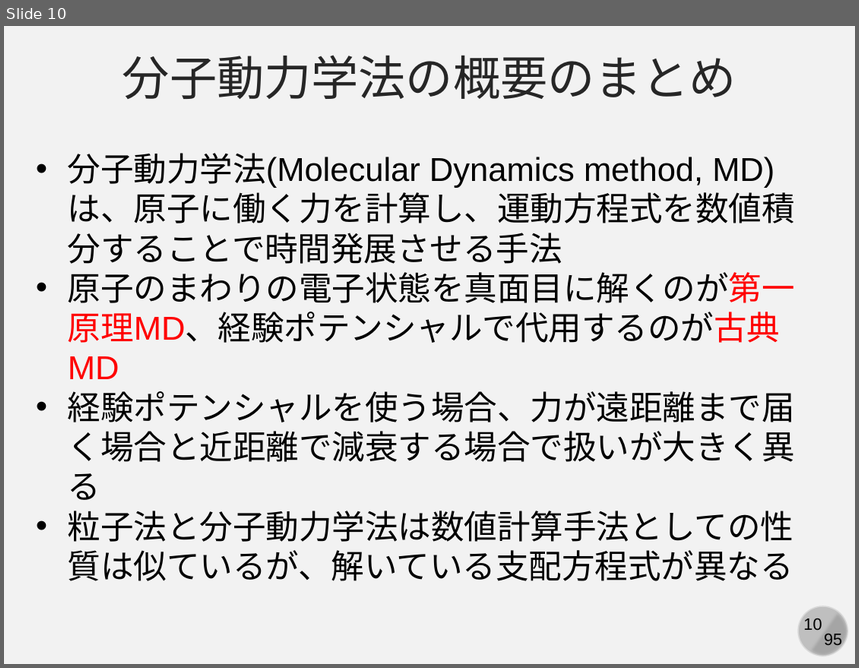
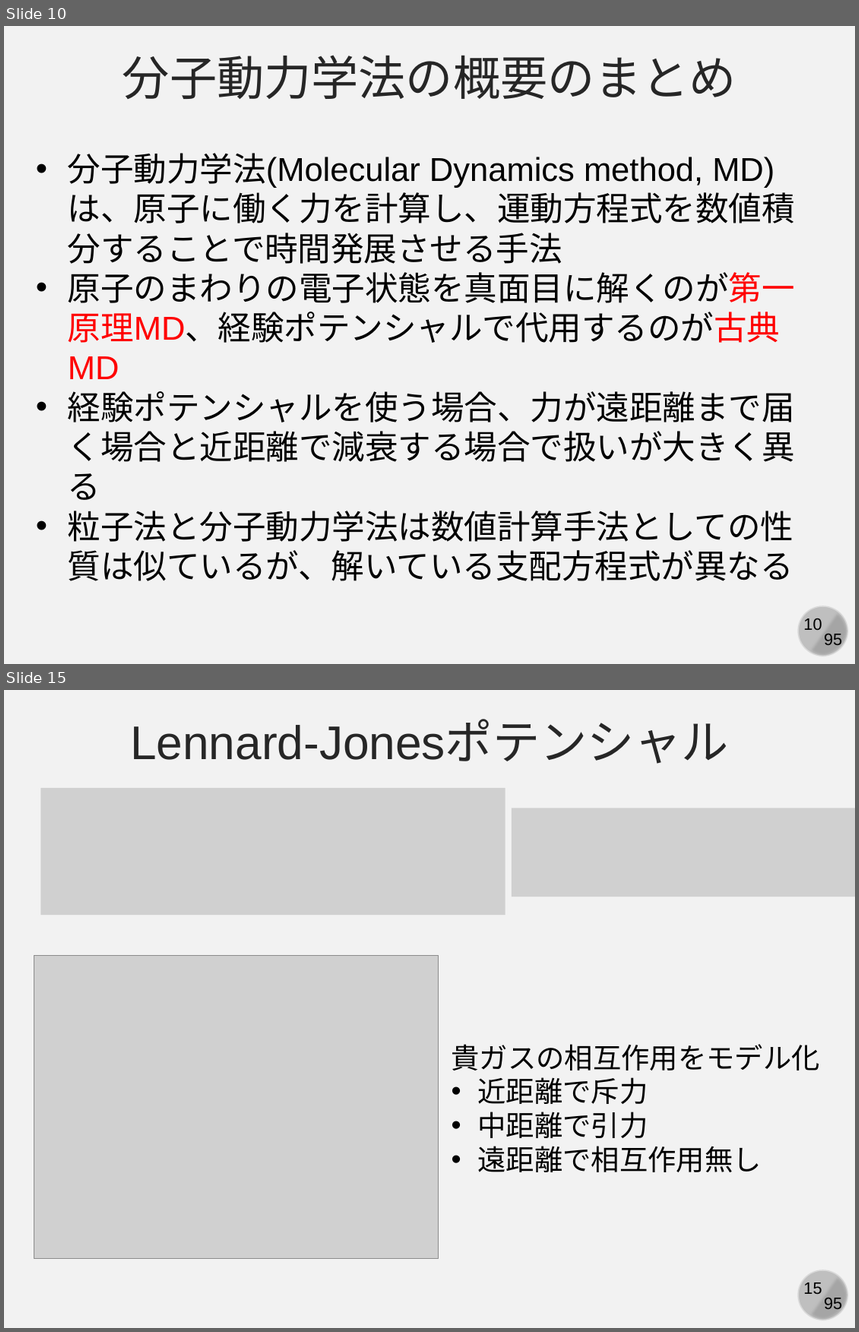
Before and after one commit to kaityo256/simulation_engineering, a slide deck: 07_md_implementation/simulation07.pptx. Shown one above the other, each under a label of ours: slide 10 before the commit, slides 10 and 15 after it; the slides between them are not shown. The pictures are 859x668 and 859x1332 pixels, drawn with LibreOffice and Linux fonts; fonts in the diff are those of the drawing; grey boxes stand for pictures. Boxes give left, top, right and bottom in pixels: in the first picture for what was removed or moved away, otherwise in the second. Text is boxed around its words. In the diff, an @@ line names an element or a change of style, - is before the commit and + after.

```diff
--- a/07_md_implementation/simulation07.pptx
+++ b/07_md_implementation/simulation07.pptx
@@ slide 15 added at bbox=[4, 690, 855, 1328], background #F2F2F2; not listed: 4 template elements that a slide beside it also shows @@
@@ text added at bbox=[130, 721, 729, 764], 40 pt, text #262626 @@
+Lennard-Jonesポテンシャル
@@ picture added at bbox=[40, 788, 506, 915] @@
@@ picture added at bbox=[512, 809, 855, 897] @@
@@ picture added at bbox=[34, 955, 438, 1258] @@
@@ text added at bbox=[452, 1044, 820, 1173], 24 pt, text #000000 @@
+貴ガスの相互作用をモデル化
+• 近距離で斥力
+• 中距離で引力
+• 遠距離で相互作用無し
```
Also in this commit, not shown: 6 slides changed, 5 other slides added.
